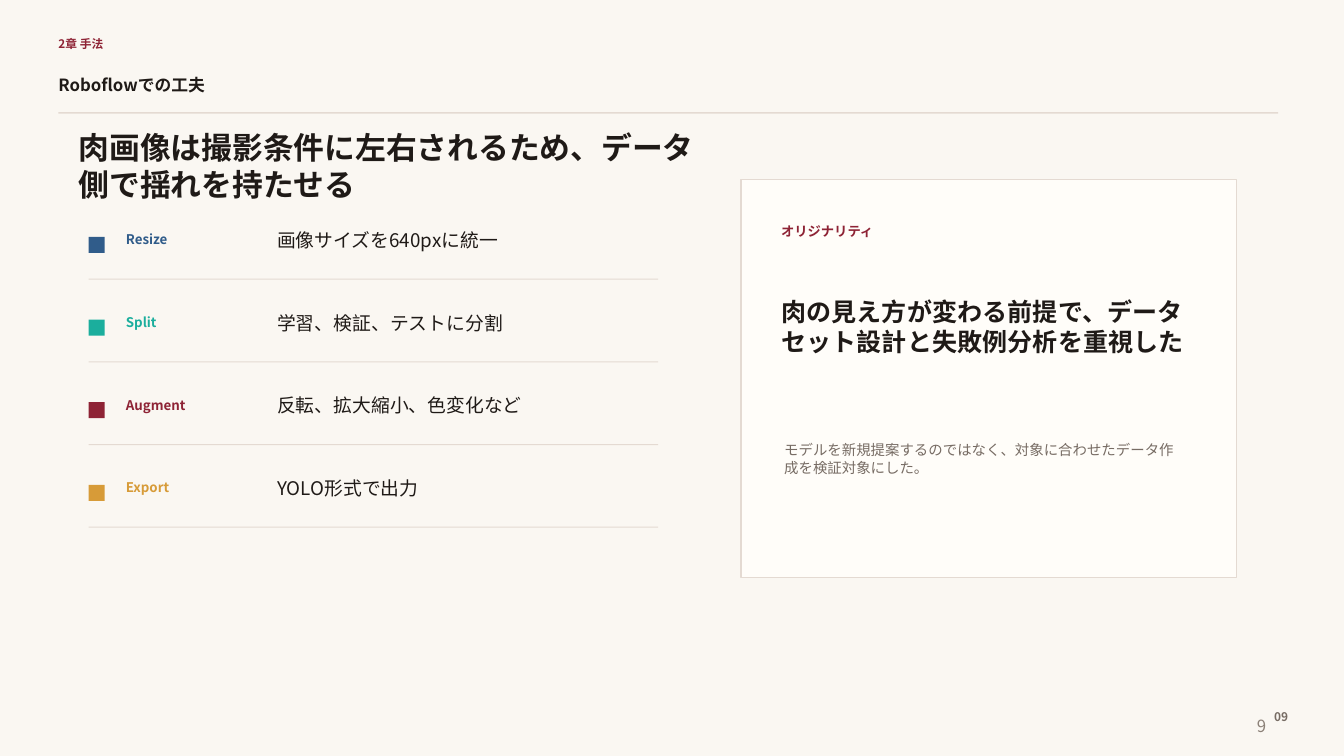
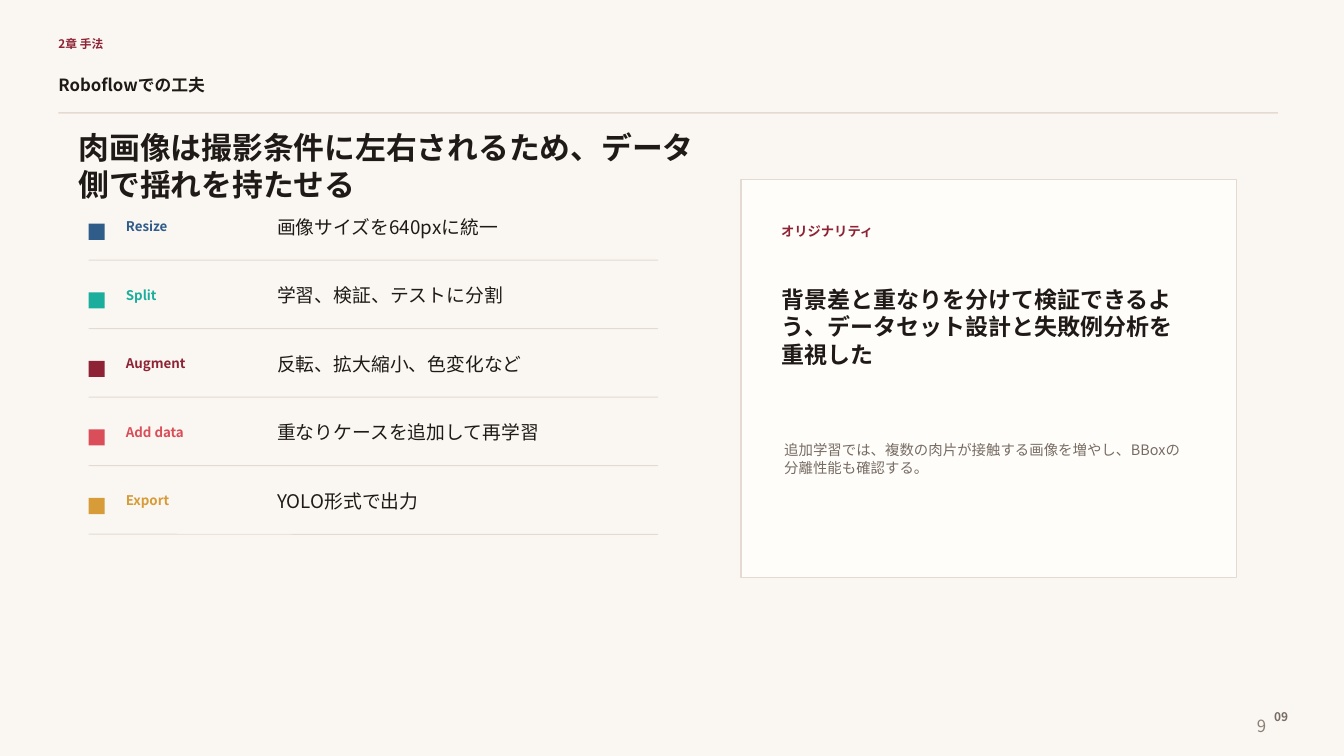
Before and after one commit to moka610/meat-detection-yolo, a slide deck: slide 9 of slides_meat_yolo/meat_yolo_roboflow_presentation.pptx. Drawn at 1344x756 pixels with LibreOffice and Linux fonts; fonts in the diff are those of the drawing. Boxes give left, top, right and bottom in pixels: in the first picture for what was removed or moved away, otherwise in the second. Text is boxed around its words. In the diff, an @@ line names an element or a change of style, - is before the commit and + after.

```diff
--- a/slides_meat_yolo/meat_yolo_roboflow_presentation.pptx
+++ b/slides_meat_yolo/meat_yolo_roboflow_presentation.pptx
@@ 2 texts, 1 rectangle moved together from (x1=89, y1=231, x2=498, y2=253) to (x1=89, y1=218, x2=498, y2=240) @@
@@ line moved from (89, 279) - (658, 279) to (89, 260) - (658, 260) @@
@@ 2 texts, 1 rectangle moved together from (x1=89, y1=314, x2=503, y2=336) to (x1=89, y1=286, x2=503, y2=309) @@
@@ text at (x1=781, y1=288, x2=1172, y2=365): text changed; size 17.9 to 16.4 pt @@
-肉の見え方が変わる前提で、データセット設計と失敗例分析を重視した
+背景差と重なりを分けて検証できるよう、データセット設計と失敗例分析を重視した
@@ line moved from (89, 362) - (658, 362) to (89, 329) - (658, 329) @@
@@ 2 texts, 1 rectangle moved together from (x1=89, y1=396, x2=522, y2=418) to (x1=89, y1=355, x2=522, y2=377) @@
@@ line moved from (89, 445) - (658, 445) to (89, 397) - (658, 397) @@
@@ rectangle moved from (x1=89, y1=485, x2=105, y2=501) to (x1=89, y1=430, x2=105, y2=446) @@
@@ rectangle at (x1=89, y1=430, x2=105, y2=446): fill #D79B38 to #D94E59 @@
@@ text added at (x1=126, y1=426, x2=184, y2=437), 9.5 pt, text #D94E59, bold @@
+Add data
@@ text added at (x1=277, y1=423, x2=539, y2=441), 13.4 pt, text #1F1A17 @@
+重なりケースを追加して再学習
@@ text at (x1=784, y1=443, x2=1180, y2=474): text changed @@
-モデルを新規提案するのではなく、対象に合わせたデータ作成を検証対象にした。
+追加学習では、複数の肉片が接触する画像を増やし、BBoxの分離性能も確認する。
@@ line moved from (89, 527) - (658, 527) to (89, 466) - (658, 466) @@
@@ rectangle added at (x1=89, y1=498, x2=105, y2=514), fill #D79B38 @@
@@ text "Export" moved from (x1=126, y1=482, x2=169, y2=495) to (x1=126, y1=495, x2=169, y2=508) @@
@@ text "YOLO形式で出力" moved from (x1=277, y1=479, x2=418, y2=497) to (x1=277, y1=492, x2=418, y2=510) @@
@@ line added from (89, 534) to (658, 534), #E4DAD2 0.7 pt @@
```
Also in this commit, not shown: 6 other slides changed, 1 slide added, 1 slide removed, 1 other file.
